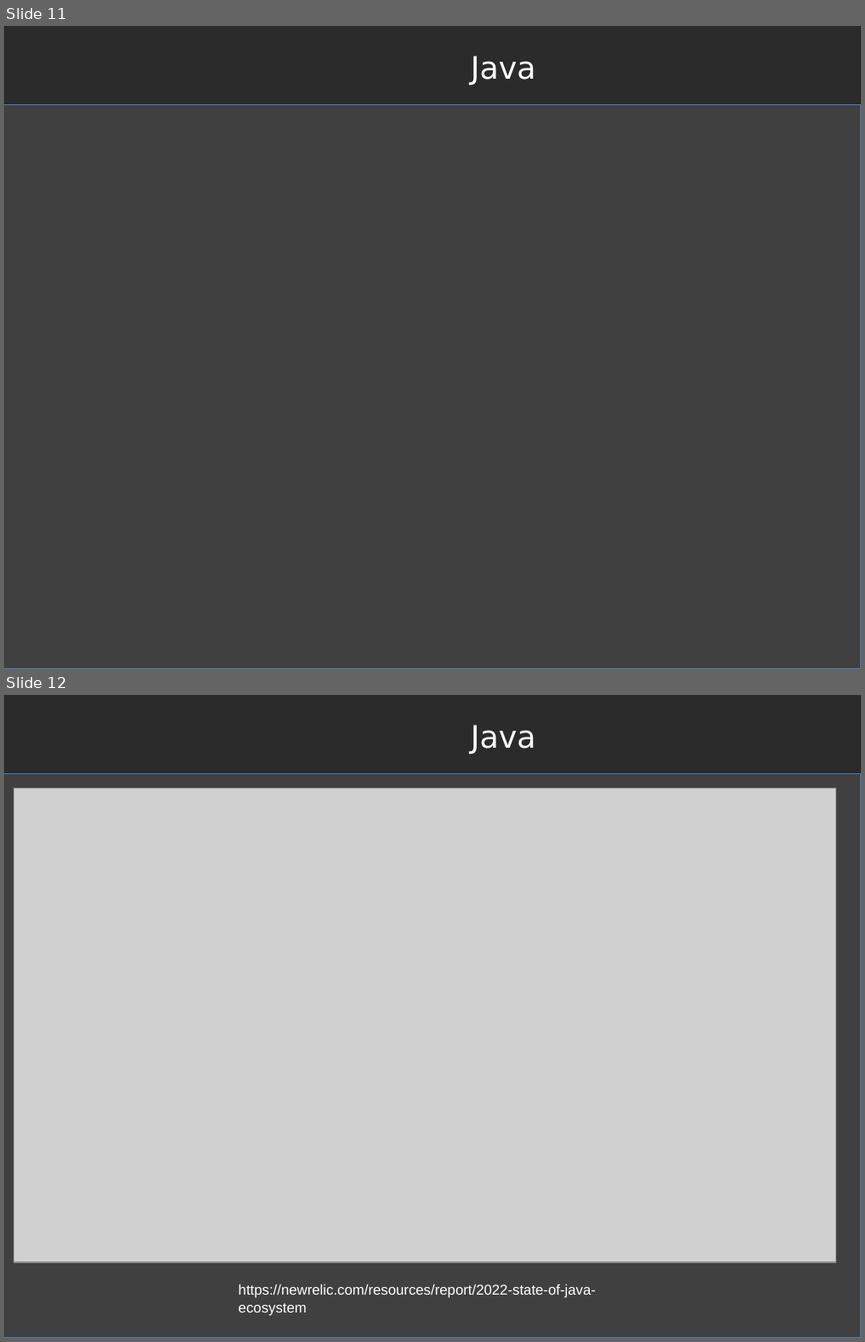
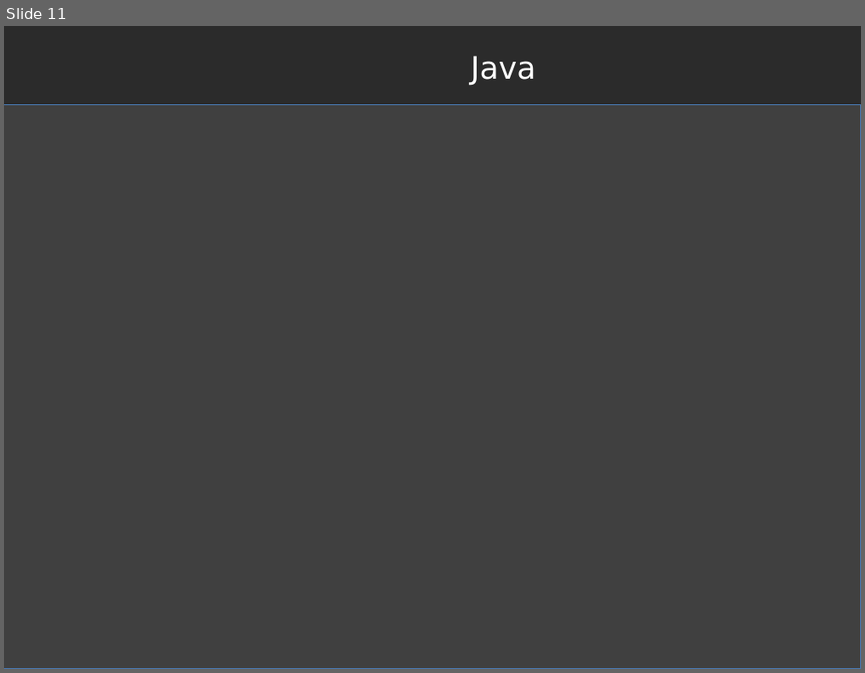
Before and after one commit to RafLew84/WpumKJ, a slide deck: 2023-2024/Wykład/Wyklad1.pptx. Shown one above the other, each under a label of ours: slides 11 and 12 before the commit, slide 11 after it. The pictures are 865x1342 and 865x673 pixels, drawn with LibreOffice and Linux fonts; fonts in the diff are those of the drawing; grey boxes stand for pictures; background and template pictures are left out; a plain dark background stands for a picture behind light text. Boxes give left, top, right and bottom in pixels: in the first picture for what was removed or moved away, otherwise in the second. Text is boxed around its words. In the diff, an @@ line names an element or a change of style, - is before the commit and + after.

```diff
--- a/2023-2024/Wykład/Wyklad1.pptx
+++ b/2023-2024/Wykład/Wyklad1.pptx
@@ slide 12 removed at (4, 695, 861, 1338), background picture (left out) @@
@@ text removed at (471, 725, 536, 754) @@
-Java
@@ rectangle removed at (4, 774, 861, 1338) @@
@@ picture removed at (14, 789, 836, 1262) @@
@@ text removed at (239, 1284, 596, 1315) @@
-https://newrelic.com/resources/report/2022-state-of-java-ecosystem
```
Also in this commit, not shown: 2 slides changed.
